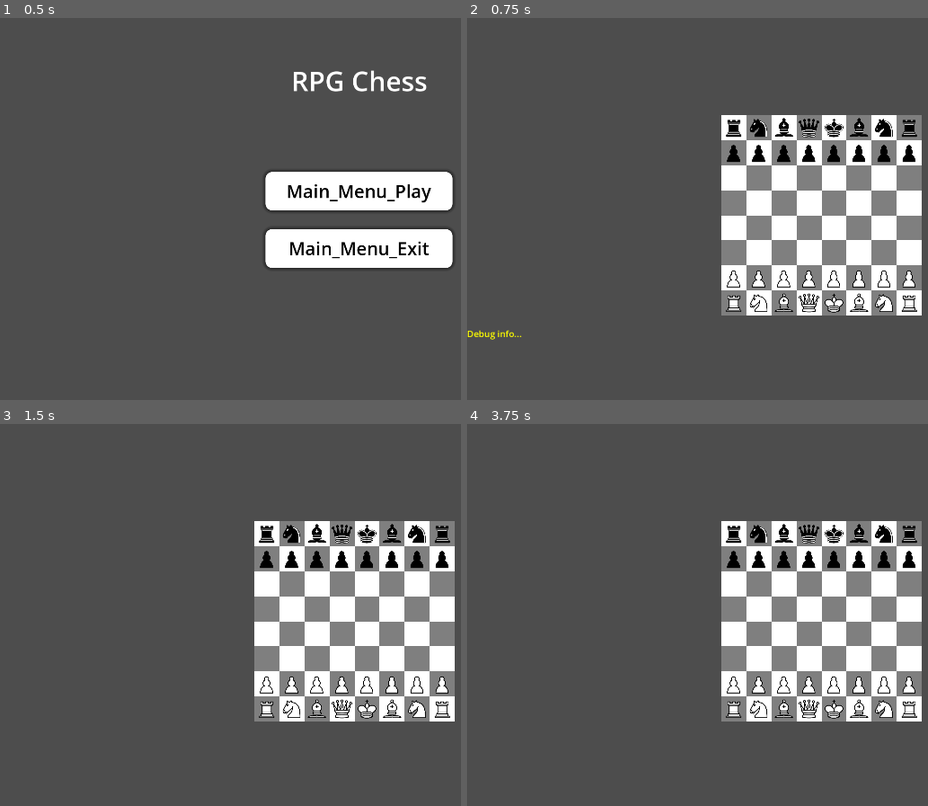
Above: before the commit, frames 1-4 (two rows, left to right).
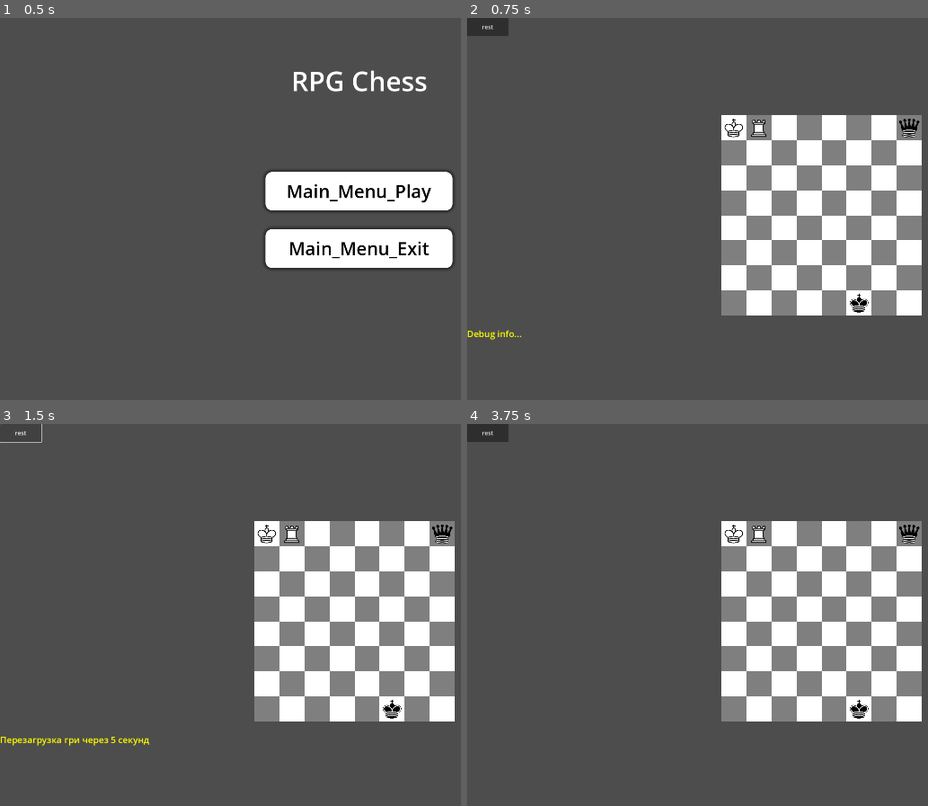
Above: after the commit, the same moments.

Repository: MrAlexander7/chess-with-hp
Game: Godot game, scene res://scene/main_menu.tscn
Same seed, same stepped clock (60 frames per second), same inputs: the game is played once before the commit and once after it.
Inputs (mouse positions are in pixels of both pictures, inside the frame that each line leads up to):
- Up to frame 1 (0.5 s): no input
- Up to frame 2 (0.75 s): click "Main_Menu_Play" at 0.5 s
- Up to frame 3 (1.5 s): click (23, 431) at 1.25 s, where only the run after the commit has a clickable "rest"
- Up to frame 4 (3.75 s): click (490, 431) at 2 s, where only the run after the commit has a clickable "rest"; click (490, 431) at 2.75 s, where only the run after the commit has a clickable "rest"; move the mouse to (outside the picture) at 3.52 s; click (outside the picture) at 3.67 s

Frame 1 is identical in both runs. In frame 2, 3.3% of the frame differs, in the area x 0-99%, y 0-78%; in frame 3, 3.2%; in frame 4, 3.3%.

Commit message:
Fix Bishap!!!!! bug

Diff:
--- a/scene/main.tscn
+++ b/scene/main.tscn
@@ -148,5 +148,11 @@
 text = "Main_Exit
 "
 
+[node name="Button" type="Button" parent="."]
+offset_right = 111.0
+offset_bottom = 48.0
+text = "rest"
+
 [connection signal="pressed" from="PauseLayer/Control/VBoxContainer/Main_Resume" to="." method="_on_main_resume_pressed"]
 [connection signal="pressed" from="PauseLayer/Control/VBoxContainer/Main_Exit" to="." method="_on_main_exit_pressed"]
+[connection signal="pressed" from="Button" to="." method="_on_button_pressed"]
--- a/scripts/main.gd
+++ b/scripts/main.gd
@@ -11,7 +11,9 @@
 func _ready() -> void:
 	#createPiece(0,0,4,0)
 	#createPiece(0,1,4,7)
-	parseChessString("rnbqkbnr/pppppppp/________/________/________/________/PPPPPPPP/RNBQKBNR")
+	#parseChessString("rnbqkbnr/pppppppp/________/________/________/________/PPPPPPPP/RNBQKBNR")
+	#parseChessString("___r____/ppp__kp_/_____n__/____p___/_PP_P__P/__K_Pb__/P_______/_____R__")
+	parseChessString("KR_____q/________/________/________/________/________/________/_____k__")
 	pass
 
 func parseChessString(s):
@@ -286,9 +288,9 @@
 		debugLog.text = "Пат нічия"
 		restart_game()
 
-func restart_game():
+func restart_game(t = 5.0):
 	debugLog.text = "Перезагрузка гри через 5 секунд"
-	await get_tree().create_timer(5.0).timeout
+	await get_tree().create_timer(t).timeout
 	get_tree().reload_current_scene()
 
 func can_castle_safely(king_piece, target_v, target_h) -> bool:
@@ -325,3 +327,8 @@
 	get_tree().paused = false
 	get_tree().change_scene_to_file("res://scene/main_menu.tscn")
 	pass # Replace with function body.
+
+
+func _on_button_pressed() -> void:
+	restart_game(0.5)
+	pass # Replace with function body.
--- a/scripts/piece.gd
+++ b/scripts/piece.gd
@@ -71,7 +71,7 @@
 		2: # Слон
 			if abs(dx) != abs(dy):
 				return false
-			return pathIsClear(v, h)
+			return pathIsClear(v, h) and abs(dx) <= 8 and abs(dy) <= 8
 		3: # Конь
 			return (abs(dx) == 1 and abs(dy) == 2) or (abs(dx) == 2 and abs(dy) == 1)
 		4: # Ладья
@@ -135,6 +135,10 @@
 	var dx = target_v - vertid
 	var dy = target_h - horzid
 
+	if vertid < 0 or horzid < 0:
+		return false
+
+
 	# Якщо це та сама клітинка, де ми стоїмо - це не атака
 	if dx == 0 and dy == 0:
 		return false
